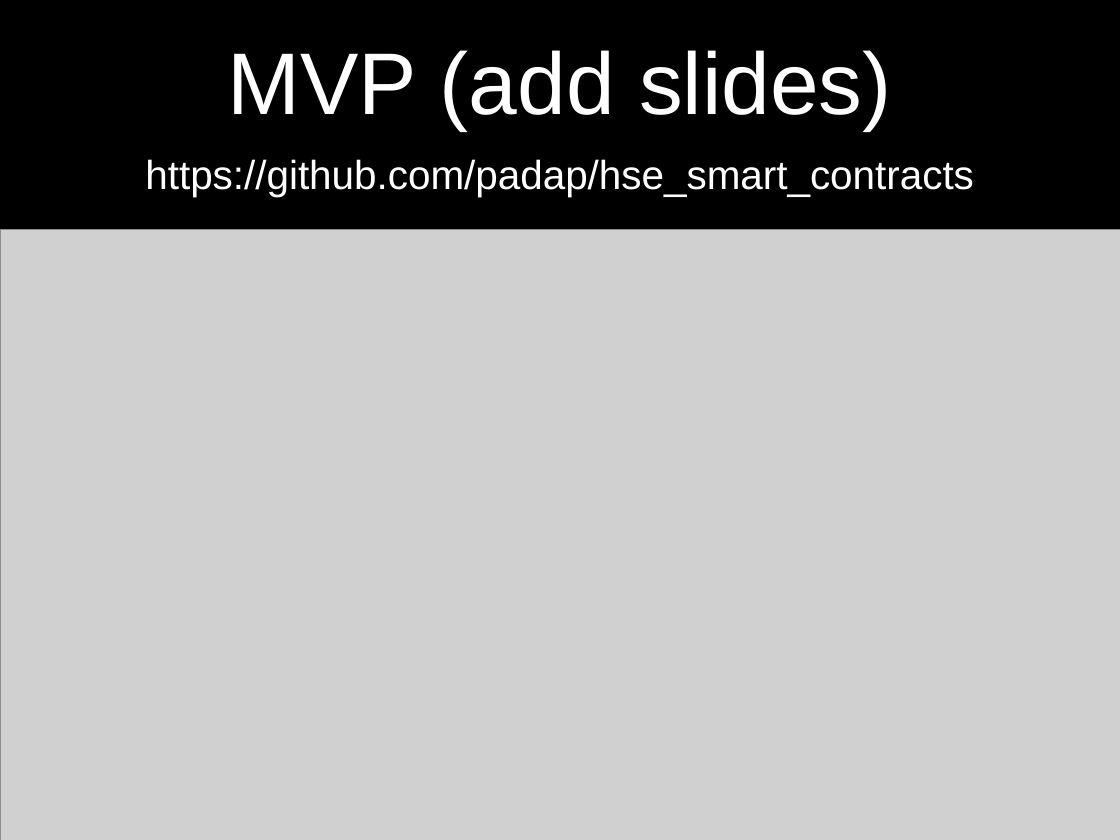
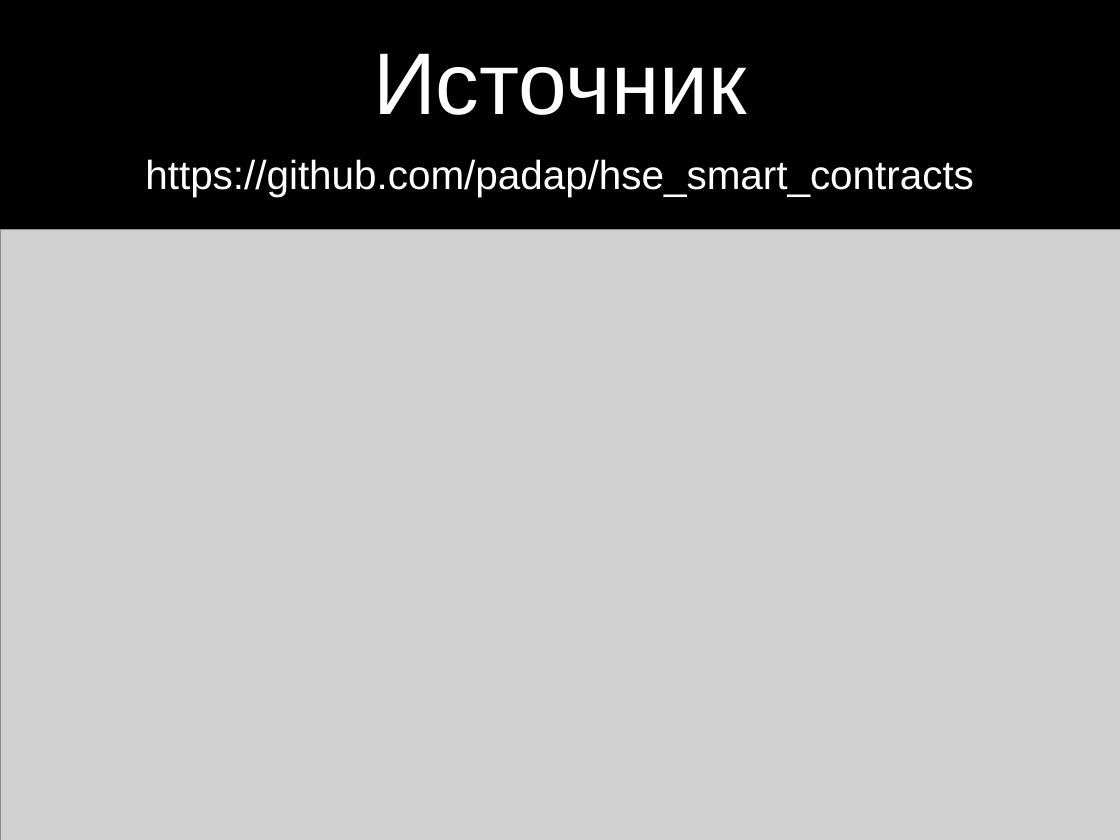
Before and after one commit to padap/hse_smart_contracts, a slide deck: slide 8 of presentation.pptx (slide 7 before the commit). Drawn at 1120x840 pixels with LibreOffice and Linux fonts; fonts in the diff are those of the drawing; grey boxes stand for pictures. Boxes give left, top, right and bottom in pixels: in the first picture for what was removed or moved away, otherwise in the second. Text is boxed around its words. In the diff, an @@ line names an element or a change of style, - is before the commit and + after.

```diff
--- a/presentation.pptx
+++ b/presentation.pptx
@@ title at (373,53,746,115): text changed @@
-MVP (add slides)
+Источник
```
Also in this commit, not shown: 5 other slides changed, 1 slide added, 1 slide removed, 2 other files.
